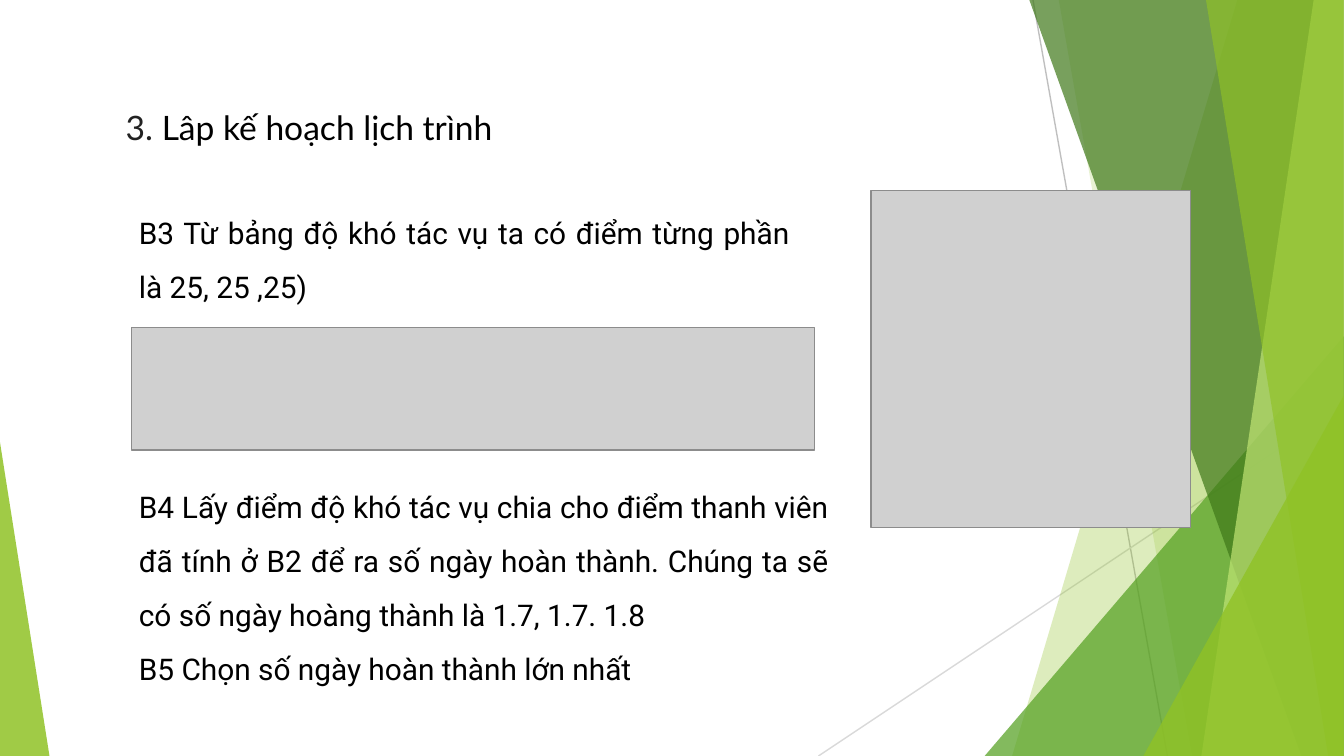
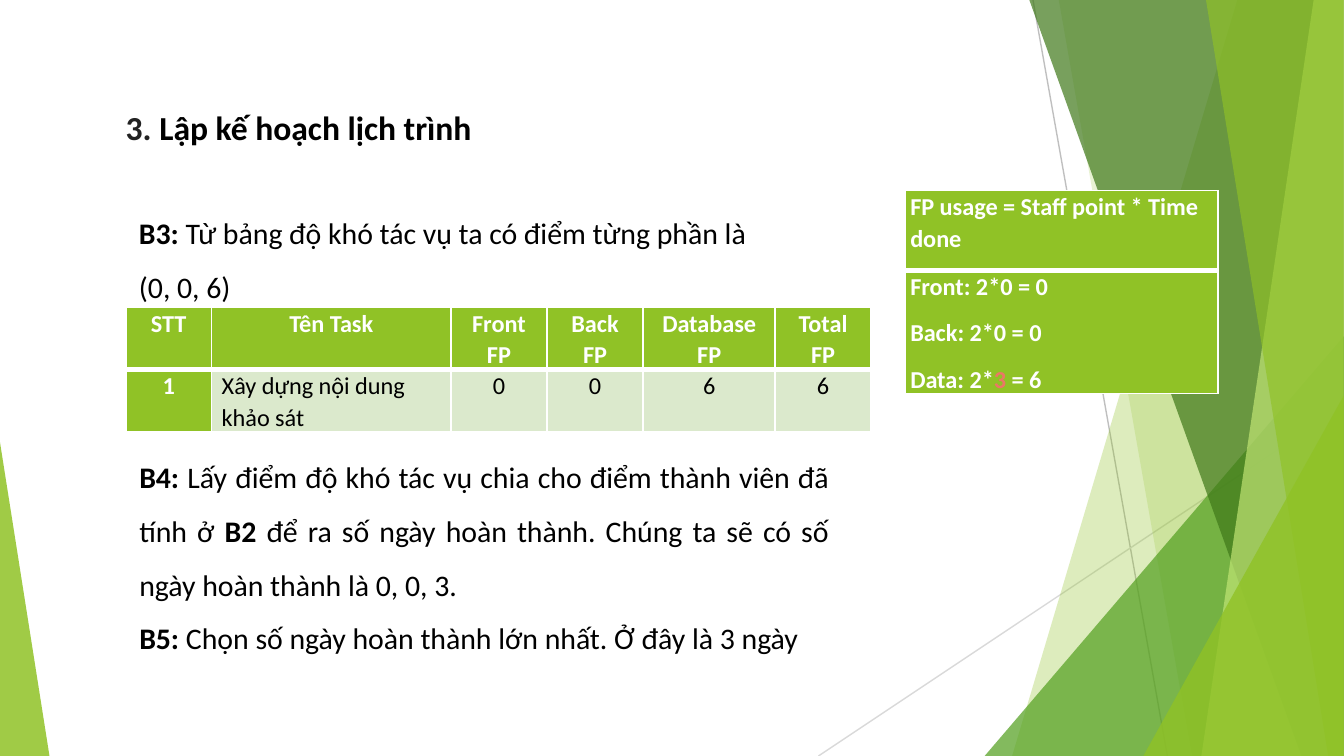
Before and after one commit to EdgarIgnite16/MSP-Project, a slide deck: slide 18 of Report/Nhom9_SingedShop_FinalUltimateVersion.pptx. Drawn at 1344x756 pixels with LibreOffice and Linux fonts; fonts in the diff are those of the drawing; grey boxes stand for pictures. Boxes give left, top, right and bottom in pixels: in the first picture for what was removed or moved away, otherwise in the second. Text is boxed around its words. In the diff, an @@ line names an element or a change of style, - is before the commit and + after.

```diff
--- a/Report/Nhom9_SingedShop_FinalUltimateVersion.pptx
+++ b/Report/Nhom9_SingedShop_FinalUltimateVersion.pptx
@@ text at [126,114,472,146]: text changed; font Lato to Calibri; bold on @@
-3. Lâp kế hoạch lịch trình
+3. Lập kế hoạch lịch trình
@@ picture removed at [871,191,1191,528] @@
@@ table added at [905,191,1218,398], 2 rows, 1 columns @@
+FP usage = Staff point * Time done
+Front: 2*0 = 0 / Back: 2*0 = 0 / Data: 2*3 = 6
@@ text at [139,221,746,302]: text changed; font Roboto to Calibri @@
-B3 Từ bảng độ khó tác vụ ta có điểm từng phần là 25, 25 ,25)
+B3: Từ bảng độ khó tác vụ ta có điểm từng phần là
+(0, 0, 6)
@@ table added at [126,308,872,436], 2 rows, 6 columns @@
+STT | Tên Task | Front FP | Back FP | Database FP | Total FP
+1 | Xây dựng nội dung khảo sát | 0 | 0 | 6 | 6
@@ picture removed at [132,328,814,450] @@
@@ text at [139,465,829,654]: text changed; font Roboto to Calibri @@
-B4 Lấy điểm độ khó tác vụ chia cho điểm thanh viên đã tính ở B2 để ra số ngày hoàn thành. Chúng ta sẽ có số ngày hoàng thành là 1.7, 1.7. 1.8
-B5 Chọn số ngày hoàn thành lớn nhất
+B4: Lấy điểm độ khó tác vụ chia cho điểm thành viên đã tính ở B2 để ra số ngày hoàn thành. Chúng ta sẽ có số ngày hoàn thành là 0, 0, 3.
+B5: Chọn số ngày hoàn thành lớn nhất. Ở đây là 3 ngày
```
Also in this commit, not shown: 17 other slides changed, 1 slide added, 3 slides removed, 6 other files.
